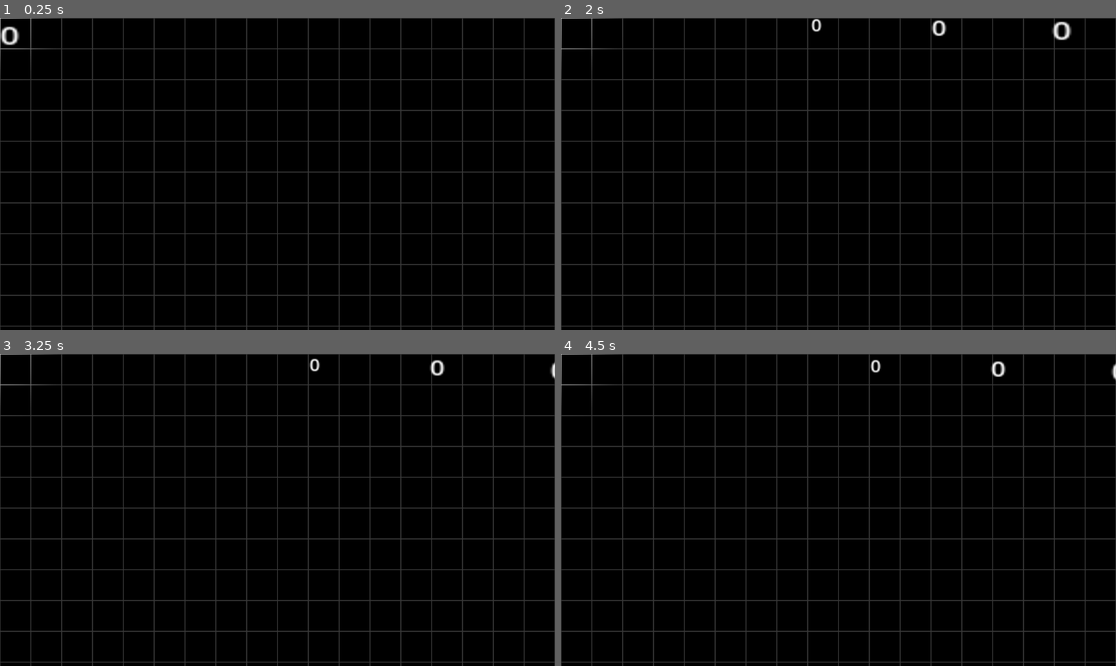
Above: before the commit, frames 1-4 (two rows, left to right).
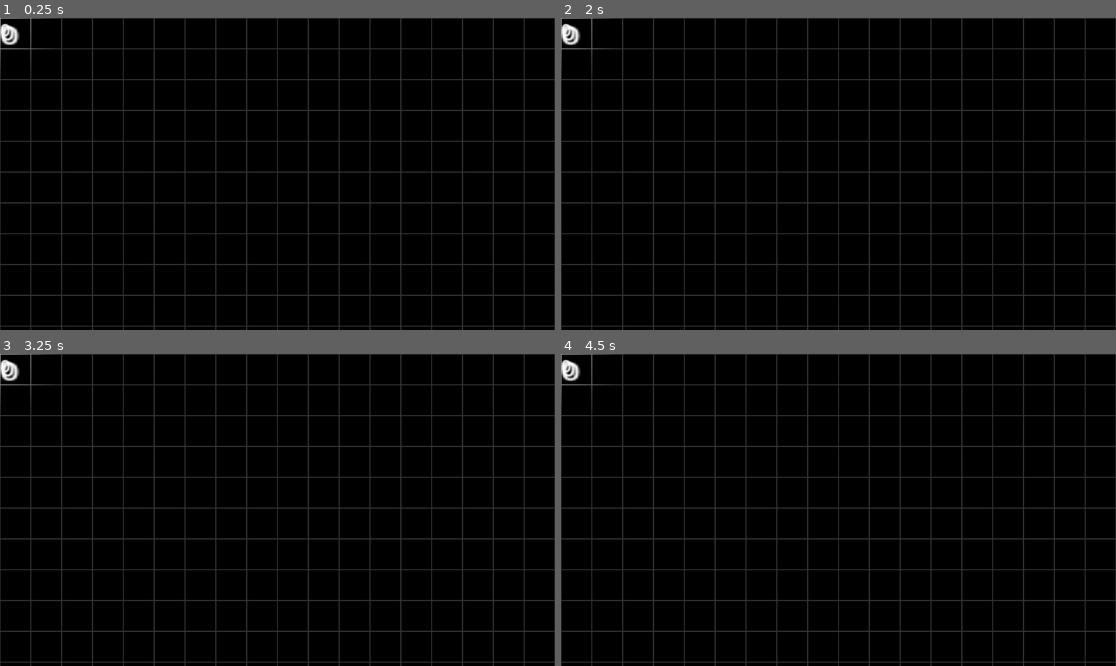
Above: after the commit, the same moments.

Repository: Lueegee1/Skr-t-Kast-Spil
Game: Godot game, scene res://main/root.tscn
Same seed, same stepped clock (60 frames per second), same inputs: the game is played once before the commit and once after it.
Inputs:
- Up to frame 1 (0.25 s): no input
- Up to frame 2 (2 s): tap Enter at 0.5 s; tap Space at 1.25 s
- Up to frame 3 (3.25 s): no input
- Up to frame 4 (4.5 s): tap Enter at 4.25 s

The runs differ from the first frame. In frame 1, 0.1% of the frame differs, in the area x 0-3%, y 1-8%; in frame 2, 0.5%, in the area x 0-92%, y 0-9%; in frame 3, 0.4%; in frame 4, 0.4%.

Commit message:
UPDATED POSITIONS

Diff:
--- a/main/Ui_And_Mainscript.gd
+++ b/main/Ui_And_Mainscript.gd
@@ -2,11 +2,11 @@
 
 @onready var Camera = $UI/Camera2D
 @onready var RigidBody = $LaunchSite/RigidBody2D
-@onready var XpLabel = $UI/Camera2D/XpLabel
-@onready var MoneyLabel = $UI/Camera2D/MoneyLabel
-@onready var PrestigeLabel = $UI/Camera2D/PrestigeLabel
-var offsetXP = Vector2(-500,0)
-var offsetMoney = Vector2(-250,0)
+@onready var XpLabel = $UI/Camera2D/CanvasLayer/XpLabel
+@onready var MoneyLabel = $UI/Camera2D/CanvasLayer/MoneyLabel
+@onready var PrestigeLabel = $UI/Camera2D/CanvasLayer/PrestigeLabel
+var offsetXP = Vector2(0,0)
+var offsetMoney = Vector2(0,0)
 var offsetPrestige = Vector2(0,0)
 
 func _process(_delta: float):
@@ -14,6 +14,6 @@
 	XpLabel.text = str(Global.exp)
 	MoneyLabel.text = str(Global.money)
 	PrestigeLabel.text = str(Global.prestige)
-	XpLabel.global_position = Camera.global_position + offsetXP
-	MoneyLabel.global_position = Camera.global_position + offsetMoney
-	PrestigeLabel.global_position = Camera.global_position+ offsetPrestige
+	XpLabel.position = offsetXP
+	MoneyLabel.position = offsetMoney
+	PrestigeLabel.position = offsetPrestige
--- a/main/main.tscn
+++ b/main/main.tscn
@@ -31,36 +31,40 @@
 [node name="Camera2D" type="Camera2D" parent="UI"]
 position = Vector2(591, -329)
 
-[node name="XpLabel" type="Label" parent="UI/Camera2D"]
+[node name="CanvasLayer" type="CanvasLayer" parent="UI/Camera2D"]
+
+[node name="XpLabel" type="Label" parent="UI/Camera2D/CanvasLayer"]
 custom_minimum_size = Vector2(5, 5)
-offset_left = -597.0
-offset_top = 309.0
-offset_right = -587.0
-offset_bottom = 332.0
+offset_left = -6.0
+offset_top = -20.0
+offset_right = 4.0
+offset_bottom = 3.0
 scale = Vector2(2.3674612, 2.1081169)
 text = "0"
 
-[node name="MoneyLabel" type="Label" parent="UI/Camera2D"]
+[node name="MoneyLabel" type="Label" parent="UI/Camera2D/CanvasLayer"]
 custom_minimum_size = Vector2(5, 5)
-offset_left = -605.0
-offset_top = 302.0
-offset_right = -595.0
-offset_bottom = 325.0
+offset_left = -14.0
+offset_top = -27.0
+offset_right = -4.0
+offset_bottom = -4.0
 scale = Vector2(3.3513756, 2.605238)
 text = "0"
 
-[node name="PrestigeLabel" type="Label" parent="UI/Camera2D"]
+[node name="PrestigeLabel" type="Label" parent="UI/Camera2D/CanvasLayer"]
 custom_minimum_size = Vector2(5, 5)
-offset_right = 10.0
-offset_bottom = 23.0
+offset_left = 591.0
+offset_top = -329.0
+offset_right = 601.0
+offset_bottom = -306.0
 scale = Vector2(4.3902125, 3.0699625)
 text = "0"
 
-[node name="VBoxContainer" type="VBoxContainer" parent="UI/Camera2D"]
-offset_left = 367.0
-offset_top = -322.0
-offset_right = 648.0
-offset_bottom = -282.0
+[node name="VBoxContainer" type="VBoxContainer" parent="UI/Camera2D/CanvasLayer"]
+offset_left = 958.0
+offset_top = -651.0
+offset_right = 1239.0
+offset_bottom = -611.0
 scale = Vector2(0.7734855, 16.107555)
 
 [node name="BackGround" type="ColorRect" parent="UI"]
Not shown: 1 places in main/main.tscn that only renumber resources
